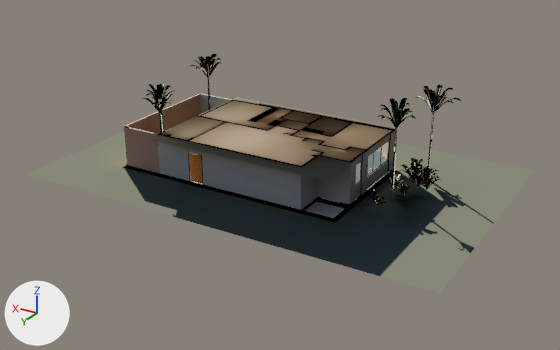
An edit to the glTF model models/d1_m.glb, drawn before and after from the same camera.
Camera for both pictures: a camera (50 mm lens) standing at (-19.7, 39.4, 21.8) and looking at (6.1, -3.6, 0.3). Lighting does not change. The marker at lower left points along +X, +Y and +Z. The older version comes first. Where no turn or scale is listed for an object, it has been applied to the vertices. Vertices at exactly the same position are counted once.

Names of what the first picture shows: 'D1_carp', 'D1_muebles', 'D1_muros', 'D1_piso', 'D1_vidrio'.
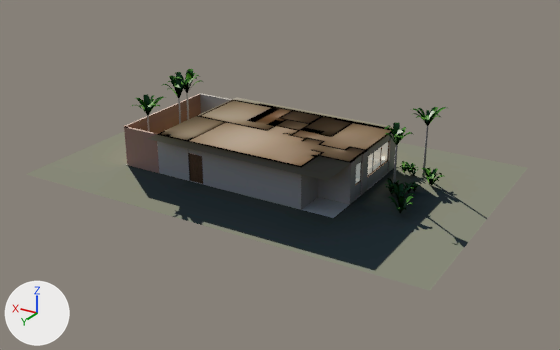
Where the newer file only moved an object's origin or applied its transform, the numbers keep the older frame.

Where the change shows, as pixel boxes [x1, y1, x2, y2] in the pictures (560 x 350 px; the box of a moved part takes in the faces that stretch with it):
'D1_piso', reshaped, surface changed
    before: [26, 131, 534, 293]
    after: [26, 131, 527, 291]
'D1_muebles', reshaped (mostly hidden)
    before: [142, 54, 462, 207]
    after: [132, 69, 446, 213]
part 1 of me_d1_carp, surface changed
    both: [189, 141, 389, 185]
part 2 of me_d1_muebles, moved or reshaped
    before: [159, 113, 162, 133]
    after: [186, 93, 189, 120]
part 3 of me_d1_muebles, moved or reshaped (mostly hidden before)
    before: [161, 112, 163, 132]
    after: [178, 98, 181, 124]
part 4 of me_d1_muebles, moved or reshaped
    before: [208, 78, 210, 110]
    after: [422, 126, 428, 177]
part 5 of me_d1_muebles, deleted
    before: [190, 54, 221, 78]
part 6 of me_d1_muebles, deleted
    before: [378, 98, 416, 128]
part 7 of me_d1_muebles, deleted
    before: [366, 190, 385, 203]
part 8 of me_d1_muebles, moved or reshaped
    before: [142, 84, 462, 196]
    after: [132, 69, 446, 213]
part 9 of me_d1_piso, moved or reshaped
    before: [120, 143, 496, 277]
    after: [120, 142, 489, 277]
part 10 of me_d1_piso, surface changed
    before: [120, 143, 496, 277]
    after: [120, 142, 489, 277]

The change, as a diff of the scene's bpy script:
```diff
--- a/models/d1_m.glb.py
+++ b/models/d1_m.glb.py
@@ me_d1_carp @@
 me_d1_carp.from_pydata(...)  # 10216 vertices, 19960 faces; spans x -6.87..6.87, y -4.65..4.65, z -1.47..1.47
 # used by ob_d1_carp; location = (6.98, -4.73, 1.46)
+# me_d1_carp part 1: texture (UV) coordinates of 19866 of 19960 faces, centred in x -6.87..6.87, y -4.65..4.65, z -1.47..1.47, changed; they spanned u 0.0..1.0, v 0.0..1.0 and now span u 0.0..1.0, v 0.0..1.0
 me_d1_carp.materials.append(mat_d1_carp)
@@ me_d1_muebles @@
 # used by ob_d1_muebles; location = (6.62, -5.23, 3.3)
-me_d1_muebles.from_pydata(...)  # 25208 vertices, 44098 faces; spans x -11.5..11.5, y -5.2..5.2, z -3.3..3.3
+me_d1_muebles.from_pydata(...)  # 25590 vertices, 44630 faces; spans x -10.9..11.5, y -5.4..5.2, z -3.3..2.9
+# me_d1_muebles part 2: the loose piece of 80 vertices spanning x 8.4..8.5, y 3.3..3.5, z -3.3..0.6 is multiplied about its middle by the matrix ((0.841, 0.073, 0.0), (0.039, 0.703, 0.0), (0.001, 0.008, 1.18)), then moved by (0.0, -3.2, 0.3)
+# me_d1_muebles part 3: the loose piece of 80 vertices spanning x 9.6..9.8, y 1.8..2.0, z -3.3..0.6 is scaled about its middle by (0.807, 0.783, 1.13), then moved by (-1.3, -0.7, 0.3)
+# me_d1_muebles part 4: the loose piece of 80 vertices spanning x 9.0..9.1, y -3.5..-3.3, z -3.3..1.4 is scaled about its middle by (0.844, 0.785, 0.815), then moved by (-18.1, -0.6, -0.4)
+# me_d1_muebles part 5: the loose piece of 261 vertices spanning x 8.1..10.6, y -4.9..-1.6, z 1.3..3.0 is deleted
+# me_d1_muebles part 6: the loose piece of 259 vertices spanning x -9.7..-7.0, y -1.7..1.1, z 1.2..3.1 is deleted
+# me_d1_muebles part 7: the loose piece of 141 vertices spanning x -8.7..-7.2, y 1.6..2.6, z -3.3..-2.5 is deleted
+# me_d1_muebles part 8: 798 vertices moved within x -10.6..10.0, y -4.0..5.2, z -3.3..1.1; 3706 vertices removed from x -11.5..10.8, y -5.2..5.0, z -3.3..3.3; 4850 vertices added at x -10.9..10.7, y -5.4..5.2, z -3.3..2.9
+# other edits to the shape of me_d1_muebles do not show in these pictures
 me_d1_muebles.materials.append(mat_d1_muebles)
@@ me_d1_piso @@
 # used by ob_d1_piso; location = (6.62, -4.72, 0.0)
-me_d1_piso.from_pydata(...)  # 111 vertices, 196 faces; spans x -15.5..15.5, y -9.7..9.7, z 0.0
-me_d1_piso.vertices[108].co = (-15.5, 9.7, 0.0)  # pixel (439, 293)
-me_d1_piso.vertices[109].co = (-15.5, -9.7, 0.0)  # pixel (534, 170)
-me_d1_piso.vertices[110].co = (15.5, -9.7, 0.0)
+me_d1_piso.from_pydata(...)  # 111 vertices, 196 faces; spans x -14.9..15.5, y -9.9..9.7, z 0.0
+# me_d1_piso part 9
+me_d1_piso.vertices[108].co = (-14.9, 9.7, 0.0)  # pixel (429, 290)
+me_d1_piso.vertices[109].co = (-14.9, -9.9, 0.0)  # pixel (527, 167)
+me_d1_piso.vertices[110].co = (15.5, -9.9, 0.0)
+# me_d1_piso part 10: texture (UV) coordinates of 196 of 196 faces, centred in x -5.2..9.4, y -3.2..3.4, z 0.0, changed; they spanned u 0.63..0.94, v 0.0..1.0 and now span u 0.65..0.96, v 0.0..1.0
 me_d1_piso.materials.append(mat_d1_piso)
```
